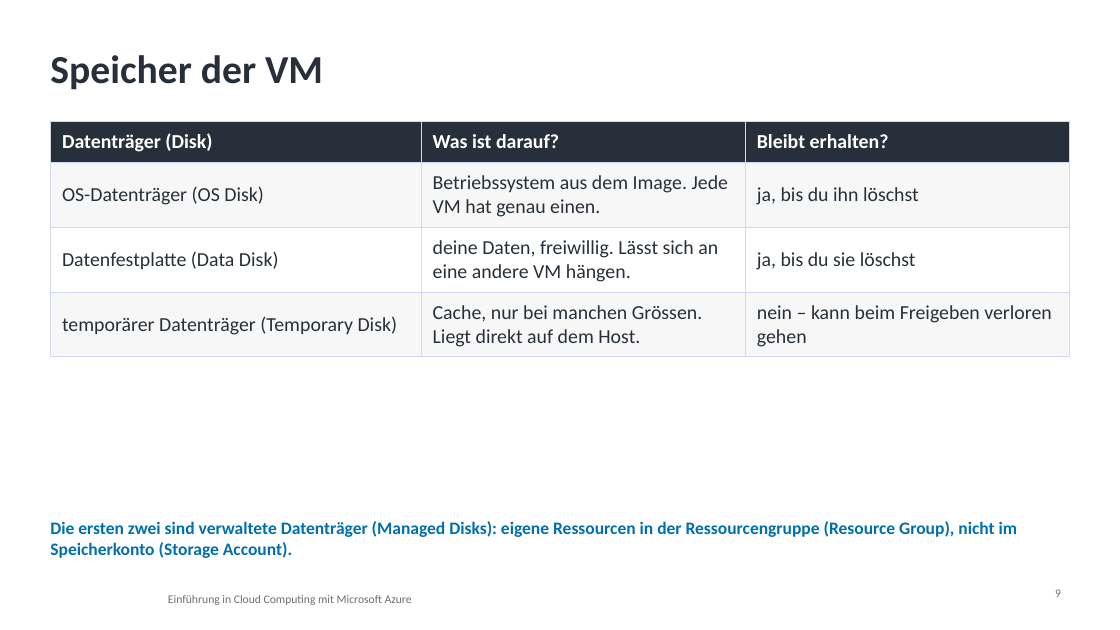
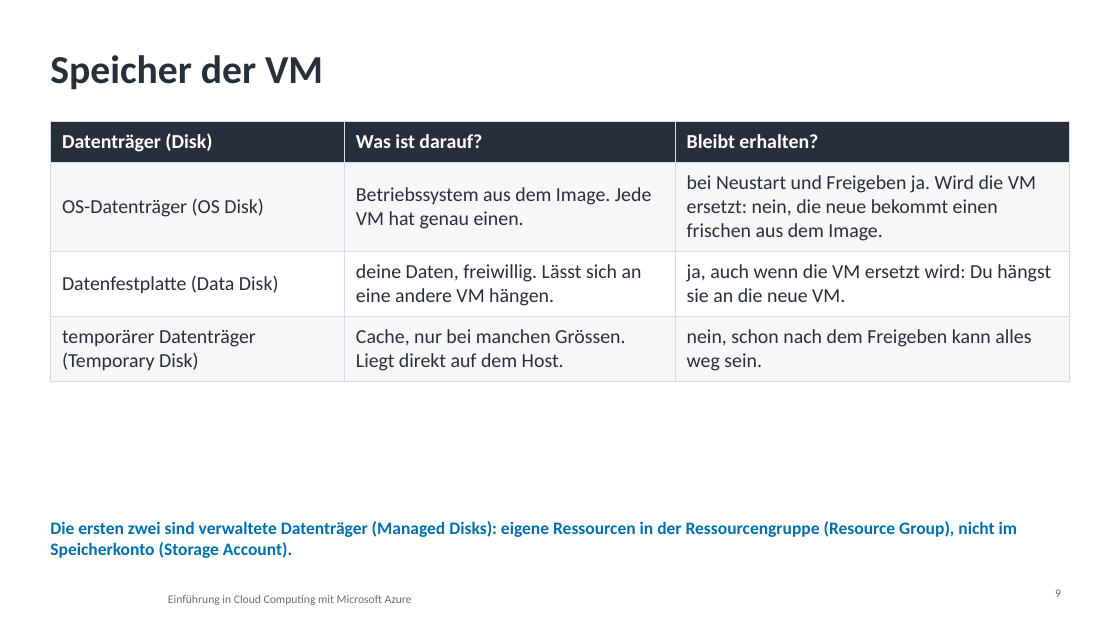
Before and after one commit to pat-teacher/azure-basics-training, a slide deck: slide 9 of praesentationen/input-04-azure-compute.pptx. Drawn at 1120x630 pixels with LibreOffice and Linux fonts; fonts in the diff are those of the drawing; background and template pictures are left out. Boxes give left, top, right and bottom in pixels: in the first picture for what was removed or moved away, otherwise in the second. Text is boxed around its words. In the diff, an @@ line names an element or a change of style, - is before the commit and + after.

Commit message:
Update presentation materials: enhance details on VM storage types and persistence

```diff
--- a/praesentationen/input-04-azure-compute.pptx
+++ b/praesentationen/input-04-azure-compute.pptx
@@ table at [50,122,1070,375] @@
-row 2, column 3: ja, bis du ihn löschst
+row 2, column 3: bei Neustart und Freigeben ja. Wird die VM ersetzt: nein, die neue bekommt einen frischen aus dem Image.
-row 3, column 3: ja, bis du sie löschst
+row 3, column 3: ja, auch wenn die VM ersetzt wird: Du hängst sie an die neue VM.
-row 4, column 3: nein – kann beim Freigeben verloren gehen
+row 4, column 3: nein, schon nach dem Freigeben kann alles weg sein.
```
Also in this commit, not shown: 2 other files.
